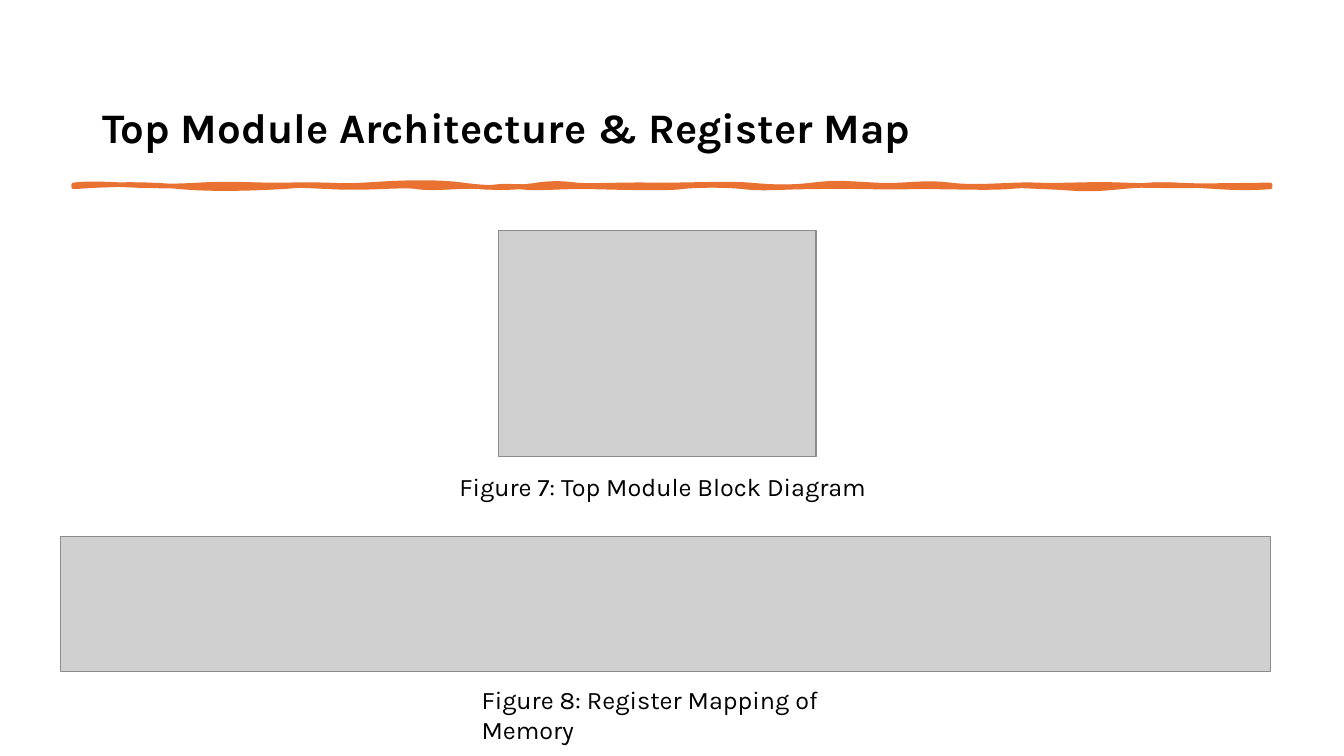
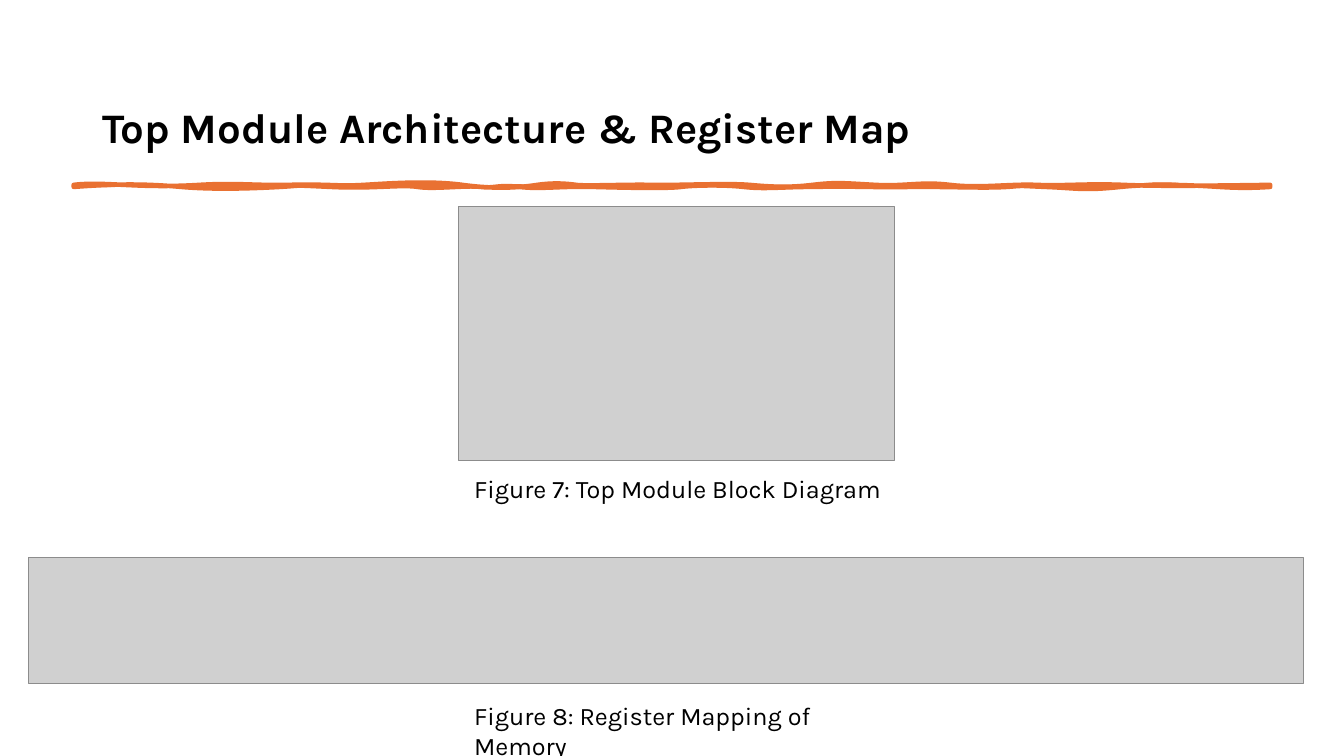
Before and after one commit to varunposimsetty/SAL_TaskAssignment, a slide deck: slide 9 of doc/Varun_Posimsetty_SAL_Presentation.pptx. Drawn at 1344x756 pixels with LibreOffice and Linux fonts; fonts in the diff are those of the drawing; grey boxes stand for pictures. Boxes give left, top, right and bottom in pixels: in the first picture for what was removed or moved away, otherwise in the second. Text is boxed around its words. In the diff, an @@ line names an element or a change of style, - is before the commit and + after.

```diff
--- a/doc/Varun_Posimsetty_SAL_Presentation.pptx
+++ b/doc/Varun_Posimsetty_SAL_Presentation.pptx
@@ picture: place and size @@
-picture at (499, 231, 817, 456)
+picture at (459, 206, 894, 460)
@@ text "Figure 7: Top Module Block ...": place and size @@
-text "Figure 7: Top Module Block ..." at (459, 478, 866, 502)
+text "Figure 7: Top Module Block ..." at (474, 480, 881, 504)
@@ picture: place and size @@
-picture at (60, 537, 1270, 671)
+picture at (29, 559, 1305, 684)
@@ text "Figure 8: Register Mapping of ..." rewrapped from (482, 691, 817, 745) to (474, 707, 810, 756) @@
```
Also in this commit, not shown: 10 other slides changed, 2 other files.
